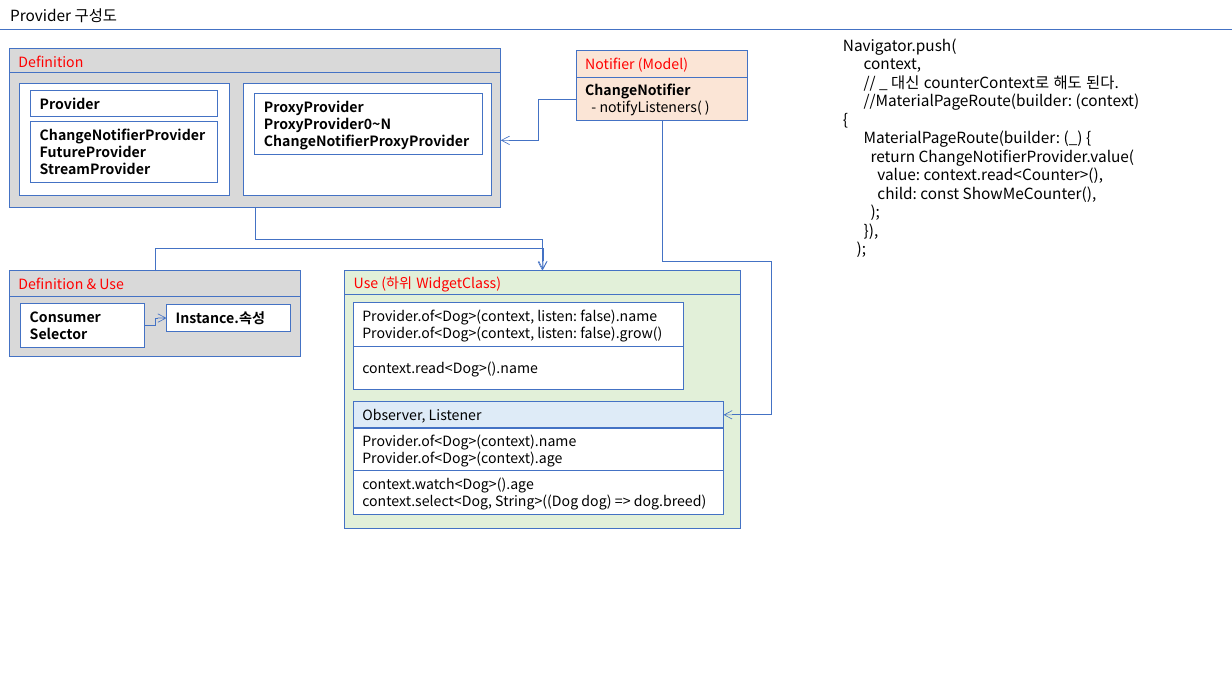
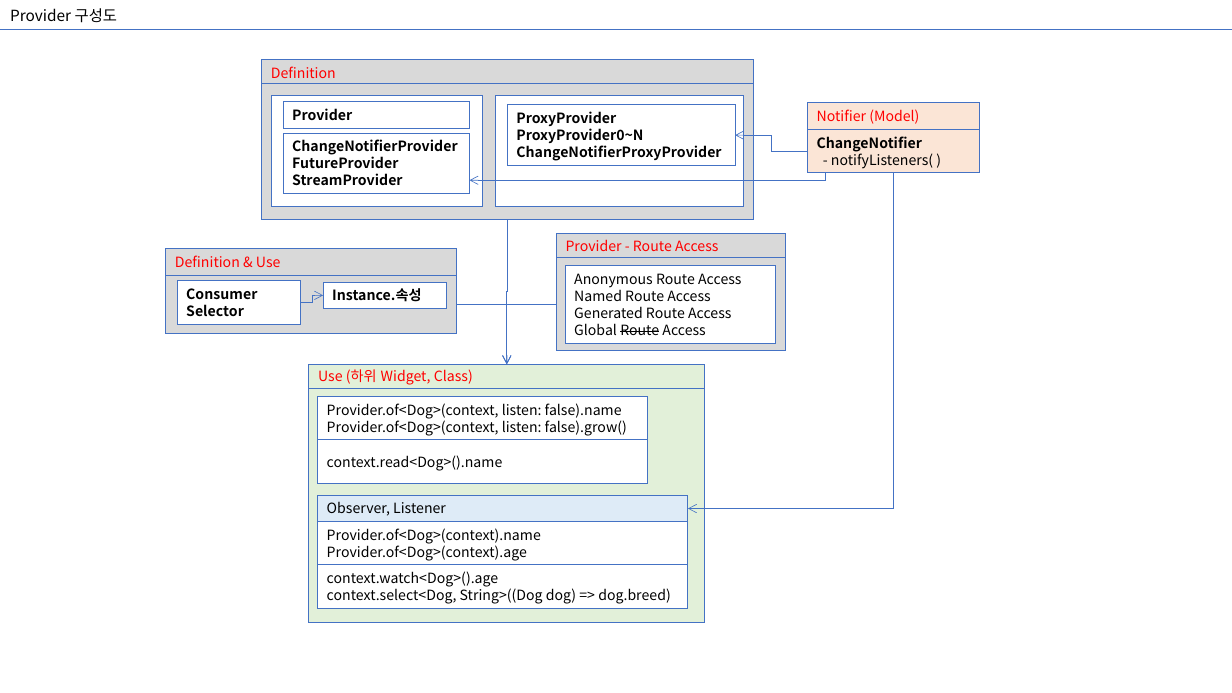
Before and after one commit to farmerkyh/flutter_pattern, a slide deck: slide 1 of README_Provider 통합.pptx (slide 2 before the commit). Drawn at 1232x693 pixels with LibreOffice and Linux fonts; fonts in the diff are those of the drawing. Boxes give left, top, right and bottom in pixels: in the first picture for what was removed or moved away, otherwise in the second. Text is boxed around its words. In the diff, an @@ line names an element or a change of style, - is before the commit and + after.

```diff
--- a/README_Provider 통합.pptx
+++ b/README_Provider 통합.pptx
@@ text removed at (x1=843, y1=38, x2=1140, y2=202) @@
-Navigator.push(
-context,
-// _ 대신 counterContext로 해도 된다.
-//MaterialPageRoute(builder: (context) {
-MaterialPageRoute(builder: (_) {
-return ChangeNotifierProvider.value(
-value: context.read<Counter>(),
-child: const ShowMeCounter(),
-);
-}),
-);
@@ 5 rectangles moved together from (x1=9, y1=49, x2=501, y2=208) to (x1=262, y1=60, x2=753, y2=219) @@
@@ rectangle moved from (x1=244, y1=84, x2=492, y2=195) to (x1=496, y1=95, x2=744, y2=206) @@
@@ rectangle "ProxyProvider" moved from (x1=255, y1=93, x2=483, y2=154) to (x1=507, y1=104, x2=736, y2=165) @@
@@ rectangle "Notifier (Model)" moved from (x1=576, y1=51, x2=748, y2=78) to (x1=808, y1=103, x2=980, y2=129) @@
@@ elbow arrow moved from (576, 99) - (501, 140) to (808, 152) - (736, 135) @@
@@ rectangle "ChangeNotifier" moved from (x1=576, y1=77, x2=748, y2=120) to (x1=808, y1=129, x2=980, y2=173) @@
@@ elbow arrow added from (825, 173) to (470, 180), #4472C4 0.5 pt @@
@@ elbow arrow moved from (662, 121) - (724, 415) to (894, 173) - (689, 508) @@
@@ elbow arrow moved from (255, 208) - (543, 271) to (507, 219) - (506, 364) @@
@@ rectangle added at (x1=556, y1=234, x2=786, y2=258), fill #D9D9D9, outline #4472C4 0.75 pt, 11 pt, text #FF0000 @@
+Provider - Route Access
@@ rectangle "Definition & Use" moved from (x1=9, y1=271, x2=300, y2=298) to (x1=166, y1=249, x2=457, y2=275) @@
@@ rectangle added at (x1=556, y1=258, x2=786, y2=350), fill #D9D9D9, outline #4472C4 0.75 pt @@
@@ rectangle added at (x1=566, y1=266, x2=776, y2=344), fill #FFFFFF, outline #4472C4 0.75 pt, 11 pt, text #000000 @@
+Anonymous Route Access
+Named Route Access
+Generated Route Access
+Global Route Access
@@ 3 rectangles moved together from (x1=9, y1=297, x2=300, y2=356) to (x1=166, y1=274, x2=457, y2=334) @@
@@ elbow arrow moved from (144, 325) - (166, 318) to (300, 303) - (323, 296) @@
@@ elbow arrow moved from (155, 271) - (543, 270) to (457, 304) - (506, 364) @@
@@ elbow arrow added from (556, 304) to (506, 364), #4472C4 0.5 pt @@
@@ 7 rectangles moved together from (x1=345, y1=271, x2=740, y2=529) to (x1=309, y1=364, x2=704, y2=622) @@
@@ text in rectangle at (x1=318, y1=369, x2=473, y2=385): text changed @@
-Use (하위 WidgetClass)
+Use (하위 Widget, Class)
```
Also in this commit, not shown: 1 slide added, 1 slide removed, 4 other files.
